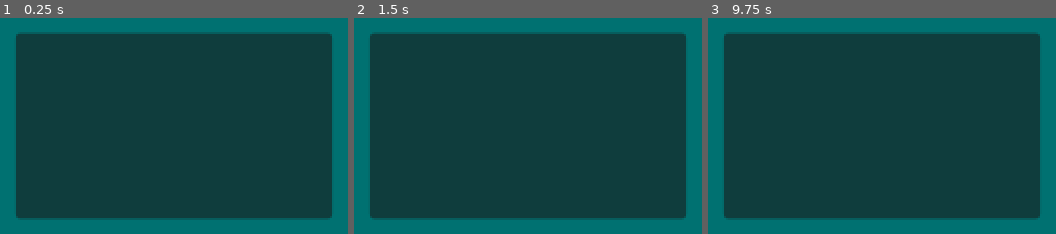
Above: before the commit, frames 1-3 (left to right).
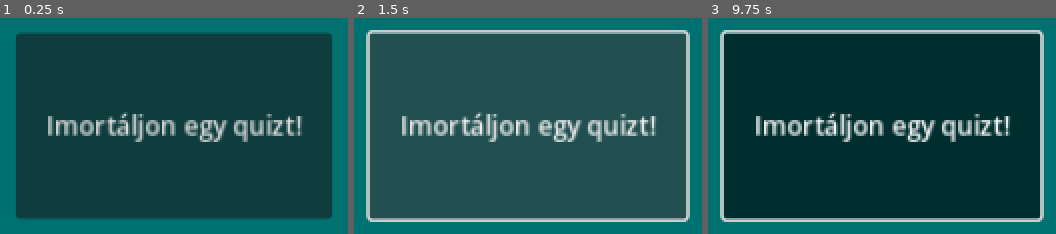
Above: after the commit, the same moments.

Repository: szuhi27/school-quiz-godot
Game: Godot game, scene res://main_menu.tscn
Two runs of this game, one before a commit and one after it. Both use one fixed random seed, a clock stepped at 60 frames per second and the inputs below.
Inputs (mouse positions are in pixels of both pictures, inside the frame that each line leads up to):
- Up to frame 1 (0.25 s): no input
- Up to frame 2 (1.5 s): click (528, 126) at 0.52 s; click (528, 126) at 1.25 s, where only the run after the commit has a clickable "Imortáljon egy quizt!"
- Up to frame 3 (9.75 s): click (882, 126) at 2.02 s; click (882, 126) at 2.75 s, where only the run after the commit has a clickable "Imortáljon egy quizt!"; click (882, 126) at 3.52 s; click (882, 126) at 4.25 s, where only the run after the commit has a clickable "Imortáljon egy quizt!"; tap Enter at 5, 6.5, 8 s; move the mouse to (outside the picture) at 5.02 s; click (outside the picture) at 5.17 s; tap Space at 5.75, 7.25, 8.75 s; move the mouse to (outside the picture) at 5.77 s; click (outside the picture) at 5.92 s; move the mouse to (outside the picture) at 6.52 s; click (outside the picture) at 6.67 s; move the mouse to (outside the picture) at 7.27 s; click (outside the picture) at 7.42 s; move the mouse to (outside the picture) at 8.02 s; click (outside the picture) at 8.17 s; move the mouse to (outside the picture) at 8.77 s; click (outside the picture) at 8.92 s; move the mouse to (962, 126) at 9.52 s; click (962, 126) at 9.67 s

The runs differ from the first frame. In frame 1, 4.5% of the frame differs, in the area x 13-87%, y 43-58%; in frame 2, 10%, in the area x 3-97%, y 5-95%; in frame 3, 9.6%.

Commit message:
quiz import button + organization

Diff:
--- a/main_menu.gd
+++ b/main_menu.gd
@@ -6,17 +6,29 @@
 func _ready() -> void:
 	get_tree().get_root().files_dropped.connect(_on_files_dropped)
 
+func _on_import_quiz_button_pressed() -> void:
+	print("rtste")
+	$ImportQuizFileDialog.popup()
+
+func _on_import_quiz_file_dialog_file_selected(path: String) -> void:
+	_try_load_quiz_file(path)
+
 func  _on_files_dropped(files):
 	if files.size() > 1:
-		$Control2/ErrorLabel.text = "Csak egy filet válasszon ki!"
-	elif files[0].get_extension() != "json":
-		$Control2/ErrorLabel.text = WRONG_FILE
+		$ImortGroup/ErrorLabel.text = "Csak egy filet válasszon ki!"
 	else:
-		var file = FileAccess.open(files[0], FileAccess.READ)
+		_try_load_quiz_file(files[0])
+
+func _try_load_quiz_file(path: String):
+	if path.get_extension() != "json":
+		$ImortGroup/ErrorLabel.text = WRONG_FILE
+	else:
+		var file = FileAccess.open(path, FileAccess.READ)
 		_load_quiz(file.get_as_text())
 		file.close()
 
-#todo: validate the json
+#validation does not look too nice, but seems like there is not a better way in godot for error handling
+#also maybe this is too overkill especially for the scope of the project, but practice
 func _load_quiz(_json_string: String):
 	var json_string = _json_string
 	var json = JSON.new()
@@ -34,12 +46,14 @@
 				$Control2/QuizImage.texture = image_texture
 
 				_create_answer_bubbles(data["answer_bubbles"])
+
+				$ImortGroup.hide()
 			else:
-				$Control2/ErrorLabel.text = WRONG_FILE
+				$ImortGroup/ErrorLabel.text = WRONG_FILE
 		else:
-			$Control2/ErrorLabel.text = WRONG_FILE
+			$ImortGroup/ErrorLabel.text = WRONG_FILE
 	else:
-		$Control2/ErrorLabel.text = WRONG_FILE
+		$ImortGroup/ErrorLabel.text = WRONG_FILE
 
 func _create_answer_bubbles(data: Array):
 	for i in data:
--- a/main_menu.tscn
+++ b/main_menu.tscn
@@ -43,7 +43,24 @@
 expand_mode = 1
 stretch_mode = 4
 
-[node name="ErrorLabel" type="Label" parent="Control2"]
+[node name="QuestionGroup" type="Control" parent="."]
+layout_mode = 3
+anchors_preset = 15
+anchor_right = 1.0
+anchor_bottom = 1.0
+grow_horizontal = 2
+grow_vertical = 2
+metadata/_edit_use_anchors_ = true
+
+[node name="ImortGroup" type="Control" parent="."]
+layout_mode = 3
+anchors_preset = 15
+anchor_right = 1.0
+anchor_bottom = 1.0
+grow_horizontal = 2
+grow_vertical = 2
+
+[node name="ErrorLabel" type="Label" parent="ImortGroup"]
 layout_mode = 1
 anchors_preset = 12
 anchor_top = 1.0
@@ -60,15 +77,7 @@
 vertical_alignment = 1
 autowrap_mode = 3
 
-[node name="Control" type="Control" parent="."]
-layout_mode = 3
-anchors_preset = 15
-anchor_right = 1.0
-anchor_bottom = 1.0
-grow_horizontal = 2
-grow_vertical = 2
-
-[node name="Button" type="Button" parent="Control"]
+[node name="ImportQuizButton" type="Button" parent="ImortGroup"]
 layout_mode = 1
 anchors_preset = 8
 anchor_left = 0.5
@@ -81,12 +90,20 @@
 offset_bottom = 58.0
 grow_horizontal = 2
 grow_vertical = 2
+text = "Imortáljon egy quizt!"
 
-[node name="QuestionGroup" type="Control" parent="."]
-layout_mode = 3
-anchors_preset = 15
-anchor_right = 1.0
-anchor_bottom = 1.0
-grow_horizontal = 2
-grow_vertical = 2
-metadata/_edit_use_anchors_ = true
+[node name="ImportQuizFileDialog" type="FileDialog" parent="."]
+auto_translate_mode = 1
+title = "Open a File"
+initial_position = 4
+size = Vector2i(400, 300)
+ok_button_text = "Open"
+dialog_hide_on_ok = true
+file_mode = 0
+access = 2
+filters = PackedStringArray("*.json")
+show_hidden_files = true
+use_native_dialog = true
+
+[connection signal="pressed" from="ImortGroup/ImportQuizButton" to="." method="_on_import_quiz_button_pressed"]
+[connection signal="file_selected" from="ImportQuizFileDialog" to="." method="_on_import_quiz_file_dialog_file_selected"]
--- a/quiz_maker_assets/quiz_maker.tscn
+++ b/quiz_maker_assets/quiz_maker.tscn
@@ -49,6 +49,39 @@
 grow_vertical = 2
 expand_mode = 1
 stretch_mode = 5
+
+[node name="BubbleAdder" type="Control" parent="."]
+visible = false
+layout_mode = 3
+anchors_preset = 0
+offset_right = 40.0
+offset_bottom = 40.0
+
+[node name="SaveButton" type="Button" parent="BubbleAdder"]
+layout_mode = 0
+offset_left = 773.0
+offset_top = 696.0
+offset_right = 895.0
+offset_bottom = 748.0
+text = "Mentés"
+
+[node name="AnsweBubbleCreatotButton" type="Button" parent="BubbleAdder"]
+layout_mode = 0
+offset_left = 374.0
+offset_top = 672.0
+offset_right = 629.0
+offset_bottom = 765.0
+text = "Új válaszbuborék létrehozása"
+
+[node name="AnswerBubbleGroup" type="Control" parent="."]
+layout_mode = 3
+anchors_preset = 15
+anchor_right = 1.0
+anchor_bottom = 1.0
+grow_horizontal = 2
+grow_vertical = 2
+script = ExtResource("2_y8m76")
+answer_bubble = ExtResource("3_wj6vt")
 
 [node name="ImageImportGroup" type="Control" parent="."]
 layout_mode = 3
@@ -121,39 +154,6 @@
 horizontal_alignment = 1
 vertical_alignment = 1
 
-[node name="AnswerBubbleGroup" type="Control" parent="."]
-layout_mode = 3
-anchors_preset = 15
-anchor_right = 1.0
-anchor_bottom = 1.0
-grow_horizontal = 2
-grow_vertical = 2
-script = ExtResource("2_y8m76")
-answer_bubble = ExtResource("3_wj6vt")
-
-[node name="BubbleAdder" type="Control" parent="."]
-visible = false
-layout_mode = 3
-anchors_preset = 0
-offset_right = 40.0
-offset_bottom = 40.0
-
-[node name="SaveButton" type="Button" parent="BubbleAdder"]
-layout_mode = 0
-offset_left = 773.0
-offset_top = 696.0
-offset_right = 895.0
-offset_bottom = 748.0
-text = "Mentés"
-
-[node name="AnsweBubbleCreatotButton" type="Button" parent="BubbleAdder"]
-layout_mode = 0
-offset_left = 374.0
-offset_top = 672.0
-offset_right = 629.0
-offset_bottom = 765.0
-text = "Új válaszbuborék létrehozása"
-
 [node name="SaveFileDialog" type="FileDialog" parent="."]
 auto_translate_mode = 1
 initial_position = 4
Not shown: 1 places in quiz_maker_assets/quiz_maker.tscn that only renumber resources
